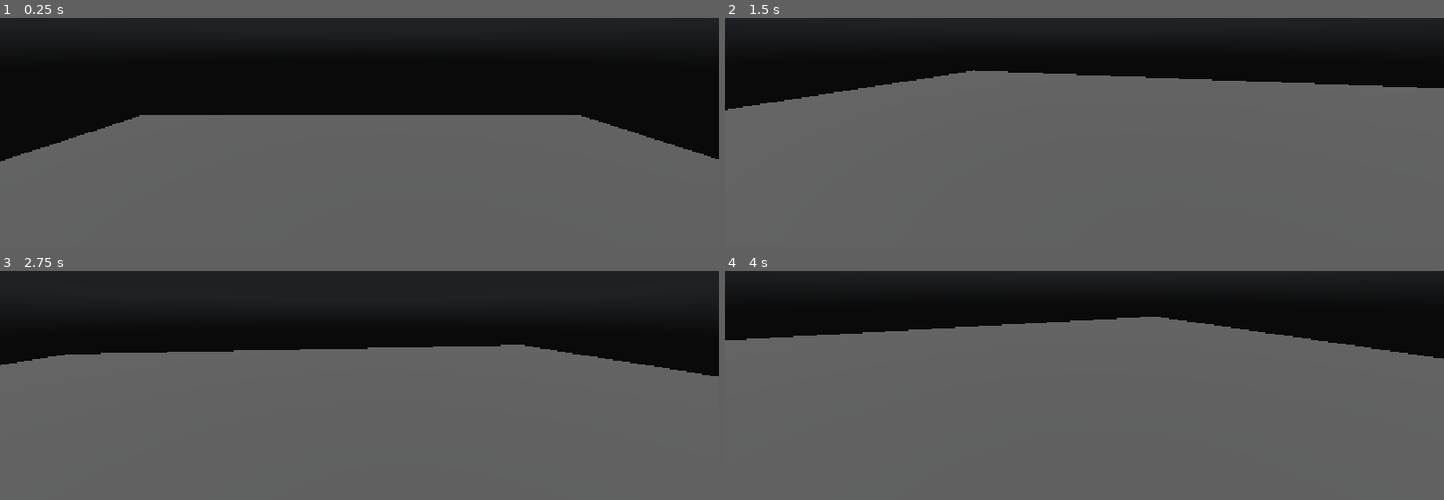
Above: before the commit, frames 1-4 (two rows, left to right).
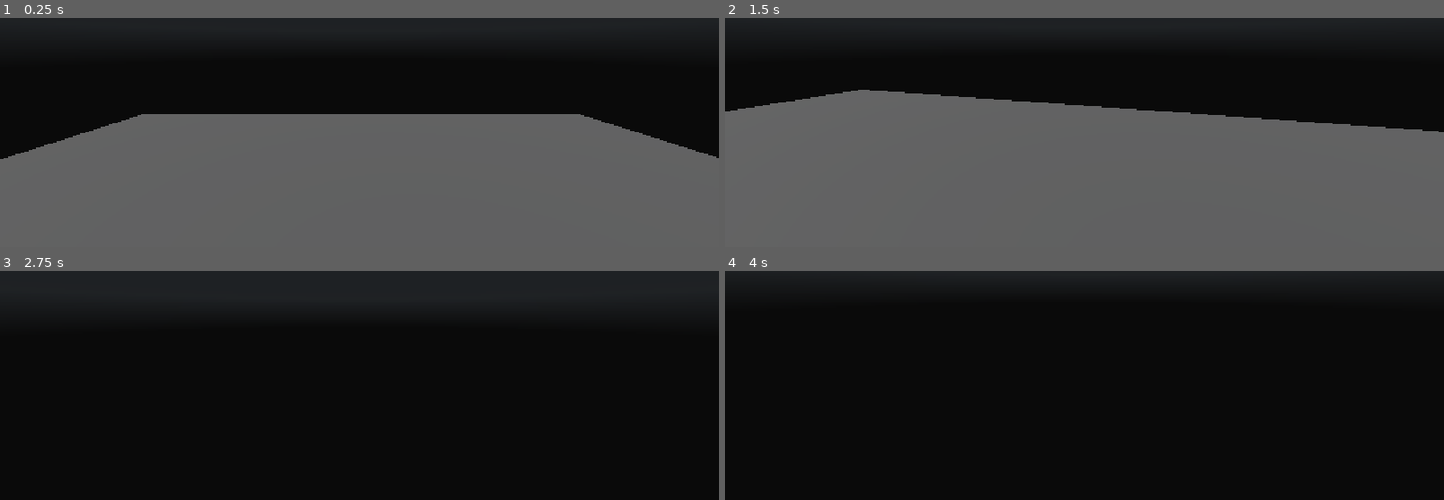
Above: after the commit, the same moments.

Repository: ZRedCon/InteractivePortfolio
Game: Godot game, scene res://Scenes/main_scene.tscn
The game is run twice, just before and just after one commit, with the same random seed, the same clock (stepped at 60 frames per second) and the same inputs. A sky picture missing from this copy of the repository is replaced by a grey-blue gradient.
Inputs (mouse positions are in pixels of both pictures, inside the frame that each line leads up to):
- Up to frame 1 (0.25 s): no input
- Up to frame 2 (1.5 s): move the mouse to (1120, 43) at 0.52 s; hold Ctrl (Slow) 0.53-1.28 s; hold W (Forward) from 0.53 s (still down); tap Shift (Sprint) at 0.8, 1.35 s; move the mouse to (1048, 45) at 1.27 s
- Up to frame 3 (2.75 s): keep holding W (Forward); click (323, 298) at 1.55 s; move the mouse to (373, 291) at 2.02 s; press the mouse at (373, 291) at 2.03 s; tap Ctrl (Slow) at 2.3 s
- Up to frame 4 (4 s): keep holding W (Forward); tap Enter at 2.75 s; move the mouse to (1077, 305) at 2.77 s; release the mouse at (1077, 305) at 2.78 s; tap Ctrl (Slow) at 2.85 s; tap Shift (Sprint) at 3.05 s; tap Space at 3.5 s; move the mouse to (1134, 303) at 3.52 s; hold Shift (Sprint) from 3.53 s (still down); click (1134, 303) at 3.8 s

The runs differ from the first frame. In frame 1, 0.5% of the frame differs, in the area x 0-100%, y 41-63%; in frame 2, 11%; in frame 3, 64%; in frame 4, 73%, in the area x 0-100%, y 20-100%.

Commit message:
Worked on ground detection

Diff:
--- /dev/null
+++ b/GodotProject/interactive-portfolio/Player/TelenodeMat.tres
@@ -0,0 +1,7 @@
+[gd_resource type="StandardMaterial3D" format=3 uid="uid://b0rv5e78oi6iu"]
+
+[resource]
+albedo_color = Color(1, 1, 0, 1)
+emission_enabled = true
+emission = Color(1, 1, 0, 1)
+grow_amount = 0.432
--- a/GodotProject/interactive-portfolio/Player/controller.gd
+++ b/GodotProject/interactive-portfolio/Player/controller.gd
@@ -1,10 +1,29 @@
-extends RigidBody3D
+extends CharacterBody3D
 
 @onready var camera : Camera3D = $Camera3D
+@onready var camera_ray : RayCast3D = $Camera3D/RayCast3D
+@onready var telenode : Node3D = $Telenode
 
-func _ready() -> void:
-	pass
+var _ray_collided : bool = false
+var _tele_data : HitData
 
+func _physics_process(delta: float) -> void:
+	if not is_on_floor():
+		velocity.y += get_gravity().y * delta
+
+	var dir := transform.basis * PIH.move_planar
+
+	velocity.x = dir.x * PIH.move_speed * delta
+	velocity.z = dir.z * PIH.move_speed * delta
+	move_and_slide()
 
 func _process(delta: float) -> void:
-	camera.rotation = PIH.mouse
+	camera.rotation.x = PIH.mouse_x
+	rotation.y = PIH.mouse_y
+
+	var teleport_state = PIH.teleport_state
+	_ray_collided = camera_ray.is_colliding()
+
+	telenode.visible = bool(teleport_state)
+	if teleport_state == 1:
+		telenode.global_position = Vector3.ZERO
--- a/GodotProject/interactive-portfolio/Player/controller.tscn
+++ b/GodotProject/interactive-portfolio/Player/controller.tscn
@@ -1,17 +1,26 @@
 [gd_scene format=3 uid="uid://bgsgwceyq1l1p"]
 
 [ext_resource type="Script" uid="uid://vavklmehhjdb" path="res://Player/controller.gd" id="1_blokf"]
+[ext_resource type="PackedScene" uid="uid://ndylflykhad8" path="res://Player/telenode.tscn" id="2_qycdo"]
 
 [sub_resource type="CapsuleMesh" id="CapsuleMesh_bpmhk"]
 
 [sub_resource type="CapsuleShape3D" id="CapsuleShape3D_bpmhk"]
 
-[node name="Controller" type="RigidBody3D" unique_id=1820928124]
+[node name="Controller" type="CharacterBody3D" unique_id=150491137]
+collision_layer = 2
 script = ExtResource("1_blokf")
+
+[node name="Telenode" parent="." unique_id=1354045738 instance=ExtResource("2_qycdo")]
 
 [node name="Camera3D" type="Camera3D" parent="." unique_id=543116452]
 transform = Transform3D(1, 0, 0, 0, 1, 0, 0, 0, 1, 0, 0.6301455, 0)
 current = true
+
+[node name="RayCast3D" type="RayCast3D" parent="Camera3D" unique_id=659980364]
+visible = false
+target_position = Vector3(0, 0, -10000)
+collide_with_areas = true
 
 [node name="MeshInstance3D" type="MeshInstance3D" parent="." unique_id=512289835]
 mesh = SubResource("CapsuleMesh_bpmhk")
--- /dev/null
+++ b/GodotProject/interactive-portfolio/Player/telenode.tscn
@@ -0,0 +1,30 @@
+[gd_scene format=3 uid="uid://ndylflykhad8"]
+
+[ext_resource type="Material" uid="uid://b0rv5e78oi6iu" path="res://Player/TelenodeMat.tres" id="1_e0tcv"]
+
+[sub_resource type="TorusMesh" id="TorusMesh_bpmhk"]
+lightmap_size_hint = Vector2i(25, 3)
+material = ExtResource("1_e0tcv")
+inner_radius = 0.735
+outer_radius = 0.611
+rings = 16
+ring_segments = 8
+
+[sub_resource type="CylinderMesh" id="CylinderMesh_bpmhk"]
+material = ExtResource("1_e0tcv")
+top_radius = 0.4
+bottom_radius = 0.0
+radial_segments = 16
+rings = 0
+
+[node name="Telenode" type="Node3D" unique_id=1354045738]
+
+[node name="MeshInstance3D" type="MeshInstance3D" parent="." unique_id=641985315]
+transform = Transform3D(1, 0, 0, 0, 1.8786553, 0, 0, 0, 1, 0, 0, 0)
+layers = 2
+mesh = SubResource("TorusMesh_bpmhk")
+
+[node name="MeshInstance3D2" type="MeshInstance3D" parent="." unique_id=543149747]
+transform = Transform3D(1, 0, 0, 0, 0.4810563, 0, 0, 0, 1, 0, 0.5968935, 0)
+layers = 2
+mesh = SubResource("CylinderMesh_bpmhk")
--- a/GodotProject/interactive-portfolio/PlayerInputHandler.gd
+++ b/GodotProject/interactive-portfolio/PlayerInputHandler.gd
@@ -1,4 +1,8 @@
 class_name PIH extends Node
+
+const MOVE_WALK : float = 200.0
+const MOVE_SPRINT : float = 800.0
+const MOVE_RUN : float = 1600.0
 
 const SENSATIVITY : float = 0.005
 const MAX_LOOK_ANGLE_VERTICAL : float = PI / 2 - 0.1
@@ -14,13 +18,31 @@
 static var mouse : Vector3:
 	get(): return Vector3(mouse_x, mouse_y, 0.0)
 
+static var move_planar : Vector3:
+	get():
+		var input_vector := Input.get_vector("Left", "Right", "Forward", "Backward")
+		return Vector3(input_vector.x, 0, input_vector.y)
+
+static var move_speed : float:
+	get():
+		return (MOVE_WALK if Input.is_action_pressed("Slow") else
+				MOVE_RUN if Input.is_action_pressed("Sprint") else
+				MOVE_SPRINT)
+
+static var teleport_state : int:
+	get():
+		if Input.is_action_pressed("Teleclick"):
+			return 1
+		if Input.is_action_just_released("Teleclick"):
+			return 2
+		return 0
+
 var _paused : bool:
 	set(val):
 		_paused = val
 		Input.mouse_mode = Input.MOUSE_MODE_CAPTURED if not val else Input.MOUSE_MODE_VISIBLE
 
 var _mouse_total : Vector2
-var _input_vector_raw : Vector2
 
 func _ready() -> void:
 	Instance = self
@@ -35,7 +57,6 @@
 	_mouse_total.x = clampf(_mouse_total.x + raw_vector.x, -MAX_LOOK_ANGLE_VERTICAL, MAX_LOOK_ANGLE_VERTICAL)
 	_mouse_total.y += raw_vector.y
 
-# Called every frame. 'delta' is the elapsed time since the previous frame.
 func _process(delta: float) -> void:
 	if Input.is_action_just_pressed("Pause"):
 		_paused = not _paused
--- a/GodotProject/interactive-portfolio/project.godot
+++ b/GodotProject/interactive-portfolio/project.godot
@@ -65,6 +65,7 @@
 Teleclick={
 "deadzone": 0.2,
 "events": [Object(InputEventMouseButton,"resource_local_to_scene":false,"resource_name":"","device":-1,"window_id":0,"a …(257 unchanged characters)…
+, Object(InputEventMouseButton,"resource_local_to_scene":false,"resource_name":"","device":-1,"window_id":0,"alt_pressed":false,"shift_pressed":false,"ctrl_pressed":false,"meta_pressed":false,"button_mask":2,"position":Vector2(287, 4),"global_position":Vector2(296, 52),"factor":1.0,"button_index":2,"canceled":false,"pressed":true,"double_click":false,"script":null)
 ]
 }
 Pause={
--- /dev/null
+++ b/GodotProject/interactive-portfolio/resources/hit_data.gd
@@ -0,0 +1,8 @@
+class_name HitData extends RefCounted
+
+var hit_point : Vector3
+var hit_normal : Vector3
+
+func _init(point: Vector3, normal: Vector3) -> void:
+	hit_point = point
+	hit_normal = normal
Not shown, added: GodotProject/interactive-portfolio/resources/hit_data.gd.uid
Not shown, added: GodotProject/interactive-portfolio/Player/controller.tscn7132587272.tmp
Not shown, added: GodotProject/interactive-portfolio/Player/controller.tscn8476236084.tmp
Not shown, added: GodotProject/interactive-portfolio/Player/controller.tscn8494421788.tmp
